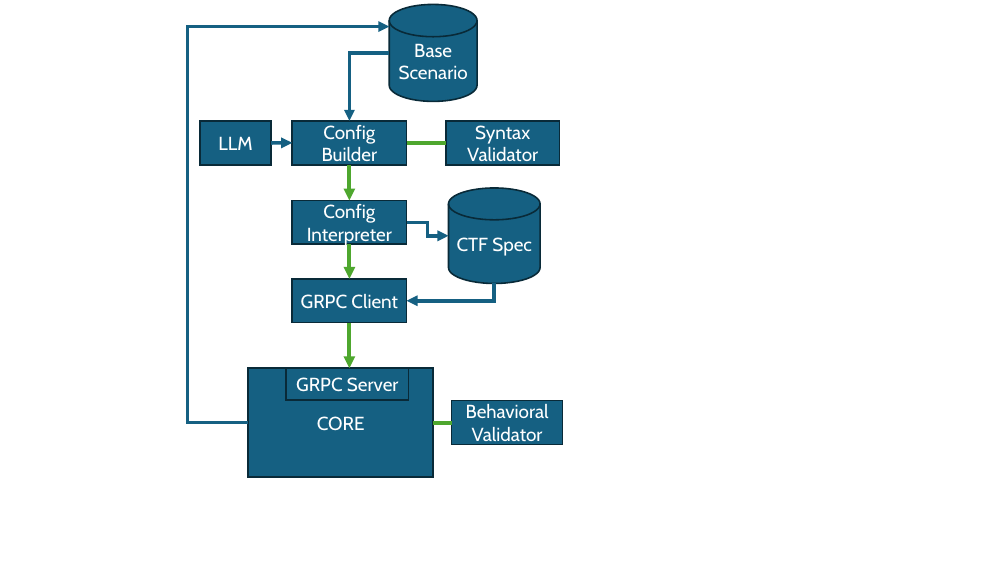
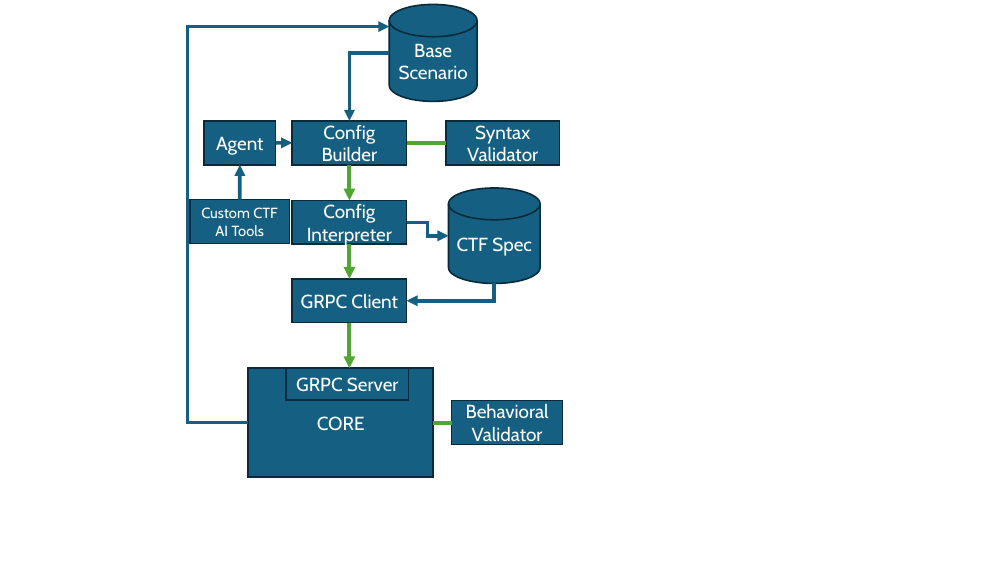
Before and after one commit to raistlinJ/core-topo-gen, a slide deck: slide 1 of paper/figures/call_dataflow.pptx. Drawn at 1008x567 pixels with LibreOffice and Linux fonts; fonts in the diff are those of the drawing. Boxes give left, top, right and bottom in pixels: in the first picture for what was removed or moved away, otherwise in the second. Text is boxed around its words. In the diff, an @@ line names an element or a change of style, - is before the commit and + after.

```diff
--- a/paper/figures/call_dataflow.pptx
+++ b/paper/figures/call_dataflow.pptx
@@ rectangle "Agent": place and size @@
-rectangle "Agent" at bbox=[200, 121, 271, 165]
+rectangle "Agent" at bbox=[204, 121, 275, 165]
@@ text in rectangle at bbox=[216, 136, 263, 155]: text changed @@
-LLM
+Agent
@@ arrow moved from (271, 143) - (293, 143) to (276, 143) - (293, 143) @@
@@ arrow added from (240, 200) to (240, 165), #156082 3.5 pt @@
@@ rectangle added at bbox=[190, 200, 290, 243], fill #156082, outline #092A39 1.5 pt, 14 pt, text #FFFFFF @@
+Custom CTF
+AI Tools
```
Also in this commit, not shown: 11 other files.
